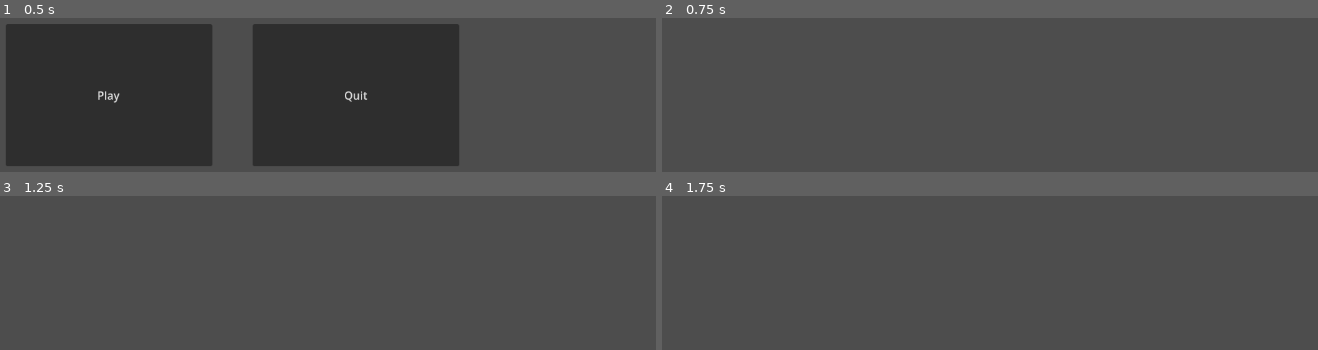
Above: before the commit, frames 1-4 (two rows, left to right).
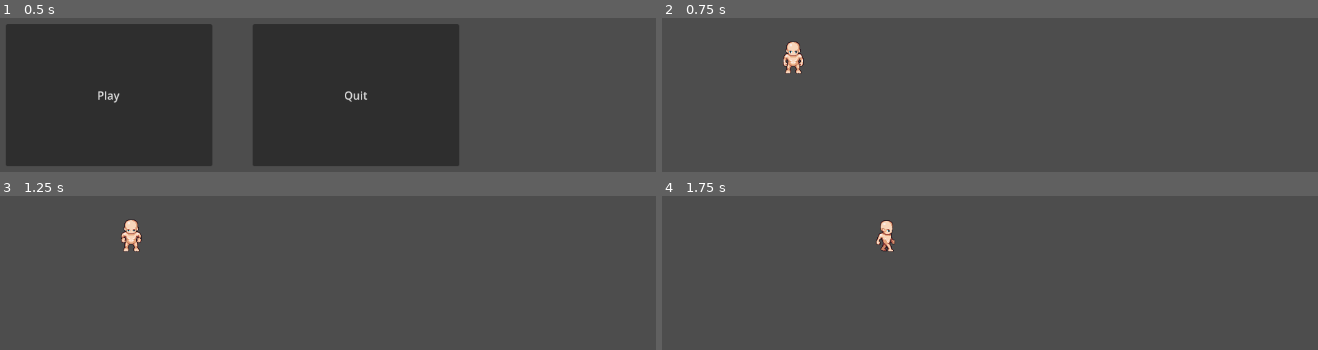
Above: after the commit, the same moments.

Repository: BuiChiBach/project-v-1
Game: Godot game, scene res://scenes/core/Main.tscn
The game is run twice, just before and just after one commit, with the same random seed, the same clock (stepped at 60 frames per second) and the same inputs.
Inputs:
- Up to frame 1 (0.5 s): no input
- Up to frame 2 (0.75 s): click "Play" at 0.5 s
- Up to frame 3 (1.25 s): no input
- Up to frame 4 (1.75 s): tap Enter (ui_accept) at 1.25, 1.35, 1.52 s; hold Right (ui_right) from 1.28 s (still down)

Frame 1 is identical in both runs. In frame 2, 0.5% of the frame differs, in the area x 18-22%, y 14-37%; in frame 3, 0.5%; in frame 4, 0.4%.

Commit message:
add animation movement

Diff:
--- a/scenes/environment/Environment.tscn
+++ b/scenes/environment/Environment.tscn
@@ -1,8 +1,12 @@
 [gd_scene format=3 uid="uid://cm8g26bdawjqm"]
 
 [ext_resource type="Script" uid="uid://mtfbl7hfrogm" path="res://scripts/environment/environment.gd" id="1_hgg46"]
+[ext_resource type="PackedScene" uid="uid://bjapqbjgc5vcj" path="res://scenes/hunters/Hunters.tscn" id="2_exydu"]
 
 [node name="Environment" type="Node2D" unique_id=356346886]
 script = ExtResource("1_hgg46")
 
 [node name="Entities" type="Node2D" parent="." unique_id=1408455535]
+
+[node name="Hunters" parent="." unique_id=309101790 instance=ExtResource("2_exydu")]
+position = Vector2(381, 240)
--- a/scenes/hunters/Hunters.tscn
+++ b/scenes/hunters/Hunters.tscn
@@ -5,33 +5,6 @@
 [ext_resource type="Texture2D" uid="uid://brght2mkg4rs1" path="res://assets/sprites/hunters/male_body_base.png" id="5_2houg"]
 [ext_resource type="Texture2D" uid="uid://bwy5fljkotnng" path="res://assets/sprites/hunters/male_head_base.png" id="6_bjgsj"]
 
-[sub_resource type="Animation" id="Animation_652te"]
-length = 0.001
-tracks/0/type = "value"
-tracks/0/imported = false
-tracks/0/enabled = true
-tracks/0/path = NodePath("Body:frame")
-tracks/0/interp = 1
-tracks/0/loop_wrap = true
-tracks/0/keys = {
-"times": PackedFloat32Array(0),
-"transitions": PackedFloat32Array(1),
-"update": 1,
-"values": [0]
-}
-tracks/1/type = "value"
-tracks/1/imported = false
-tracks/1/enabled = true
-tracks/1/path = NodePath("Head:frame")
-tracks/1/interp = 1
-tracks/1/loop_wrap = true
-tracks/1/keys = {
-"times": PackedFloat32Array(0),
-"transitions": PackedFloat32Array(1),
-"update": 1,
-"values": [0]
-}
-
 [sub_resource type="Animation" id="Animation_6gvqe"]
 resource_name = "idle_down"
 loop_mode = 1
@@ -262,7 +235,6 @@
 
 [sub_resource type="AnimationLibrary" id="AnimationLibrary_5y4fp"]
 _data = {
-&"RESET": SubResource("Animation_652te"),
 &"idle_down": SubResource("Animation_6gvqe"),
 &"idle_left": SubResource("Animation_trqko"),
 &"idle_right": SubResource("Animation_2houg"),
@@ -283,11 +255,13 @@
 texture = ExtResource("5_2houg")
 hframes = 13
 vframes = 21
+frame = 144
 
 [node name="Head" type="Sprite2D" parent="Visual" unique_id=39142781]
 texture = ExtResource("6_bjgsj")
 hframes = 13
 vframes = 21
+frame = 144
 
 [node name="AnimationPlayer" type="AnimationPlayer" parent="Visual" unique_id=122931116]
 libraries/ = SubResource("AnimationLibrary_5y4fp")
--- a/scripts/hunters/hunter_visual.gd
+++ b/scripts/hunters/hunter_visual.gd
@@ -1,11 +1,49 @@
 extends Node2D
 
+# Character type enumeration
+enum CharacterType { MALE, FEMALE, SKELETON, ZOMBIE }
 
-# Called when the node enters the scene tree for the first time.
-func _ready() -> void:
-	pass # Replace with function body.
+# Texture paths for different character types
+var texture_paths = {
+	CharacterType.MALE: {
+		"body": "res://assets/sprites/hunters/male_body_base.png",
+		"head": "res://assets/sprites/hunters/male_head_base.png"
+	},
+	CharacterType.FEMALE: {
+		"body": "res://assets/sprites/hunters/female_body_base.png",
+		"head": "res://assets/sprites/hunters/female_head_base.png"
+	},
+	CharacterType.SKELETON: {
+		"body": "res://assets/sprites/hunters/skeleton_body_base.png",
+		"head": "res://assets/sprites/hunters/skeleton_head_base.png"
+	},
+	CharacterType.ZOMBIE: {
+		"body": "res://assets/sprites/hunters/zombie_body_base.png",
+		"head": "res://assets/sprites/hunters/zombie_head_base.png"
+	}
+}
+
+@onready var body_sprite = $Body
+@onready var head_sprite = $Head
 
 
-# Called every frame. 'delta' is the elapsed time since the previous frame.
+func _ready() -> void:
+	pass
+
+
 func _process(delta: float) -> void:
 	pass
+
+
+# Set character appearance by type
+func set_character_type(char_type: CharacterType) -> void:
+	if char_type in texture_paths:
+		var textures = texture_paths[char_type]
+		body_sprite.texture = load(textures["body"])
+		head_sprite.texture = load(textures["head"])
+
+
+# Alternative: Set custom textures directly
+func set_character_textures(body_texture_path: String, head_texture_path: String) -> void:
+	body_sprite.texture = load(body_texture_path)
+	head_sprite.texture = load(head_texture_path)
--- a/scripts/hunters/hunters.gd
+++ b/scripts/hunters/hunters.gd
@@ -4,22 +4,64 @@
 const SPEED = 300.0
 const JUMP_VELOCITY = -400.0
 
+@onready var visual = $Visual
+@onready var animation_player = $Visual/AnimationPlayer
+
+var last_direction = Vector2.DOWN
+
+
+func _ready() -> void:
+	# Default to male, can be changed via set_character_type()
+	pass
+
 
 func _physics_process(delta: float) -> void:
-	# Add the gravity.
-	#if not is_on_floor():
-		#velocity += get_gravity() * delta
+	# Get the input direction and handle the movement/deceleration.
+	var direction_x := Input.get_axis("ui_left", "ui_right")
+	var direction_y := Input.get_axis("ui_up", "ui_down")
 
-	# Handle jump.
-	#if Input.is_action_just_pressed("ui_accept") and is_on_floor():
-		#velocity.y = JUMP_VELOCITY
+	# Handle horizontal movement
+	if direction_x:
+		velocity.x = direction_x * SPEED
 
-	# Get the input direction and handle the movement/deceleration.
-	# As good practice, you should replace UI actions with custom gameplay actions.
-	var direction := Input.get_axis("ui_left", "ui_right")
-	if direction:
-		velocity.x = direction * SPEED
+		# Play walk animation based on direction
+		if direction_x > 0:
+			animation_player.play("walk_right")
+			last_direction = Vector2.RIGHT
+		else:
+			animation_player.play("walk_left")
+			last_direction = Vector2.LEFT
 	else:
 		velocity.x = move_toward(velocity.x, 0, SPEED)
 
+	# Handle vertical movement
+	if direction_y:
+		velocity.y = direction_y * SPEED
+
+		# Play walk animation based on direction
+		if direction_y > 0:
+			animation_player.play("walk_down")
+			last_direction = Vector2.DOWN
+		else:
+			animation_player.play("walk_up")
+			last_direction = Vector2.UP
+	else:
+		velocity.y = move_toward(velocity.y, 0, SPEED)
+
+	# Play idle animation based on last direction (when not moving)
+	if direction_x == 0 and direction_y == 0:
+		if last_direction == Vector2.RIGHT:
+			animation_player.play("idle_right")
+		elif last_direction == Vector2.LEFT:
+			animation_player.play("idle_left")
+		elif last_direction == Vector2.UP:
+			animation_player.play("idle_up")
+		else:
+			animation_player.play("idle_down")
+
 	move_and_slide()
+
+
+# Set the character type (MALE, FEMALE, or ENEMY)
+func set_character_type(char_type: int) -> void:
+	visual.set_character_type(char_type)
Binary file added: assets/sprites/enemies/skeleton_body_base.png
Not shown, added: assets/sprites/enemies/skeleton_body_base.png.import
Binary file added: assets/sprites/enemies/skeleton_head_base.png
Not shown, added: assets/sprites/enemies/skeleton_head_base.png.import
Binary file added: assets/sprites/enemies/zombie_body_base.png
Not shown, added: assets/sprites/enemies/zombie_body_base.png.import
Binary file added: assets/sprites/enemies/zombie_head_base.png
Not shown, added: assets/sprites/enemies/zombie_head_base.png.import
Binary file added: assets/sprites/world/world.png
Not shown, added: assets/sprites/world/world.png.import
